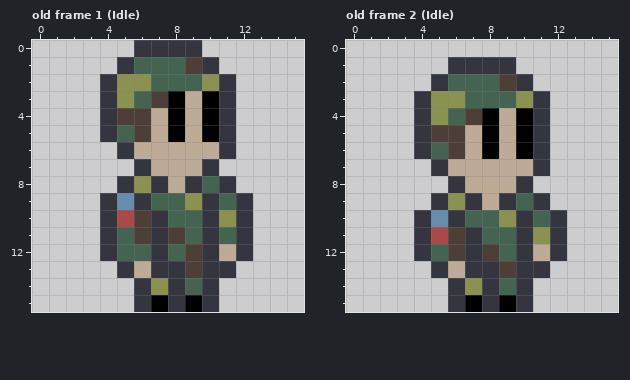
Two states of a pixel-art file, Aesprites/Soldier.aseprite. That is the earlier state.
16x16 pixels, 8 frames. Shown: old frame 1 (Idle), old frame 2 (Idle). The commit also changed other frames, which this record leaves out.
And afterwards:
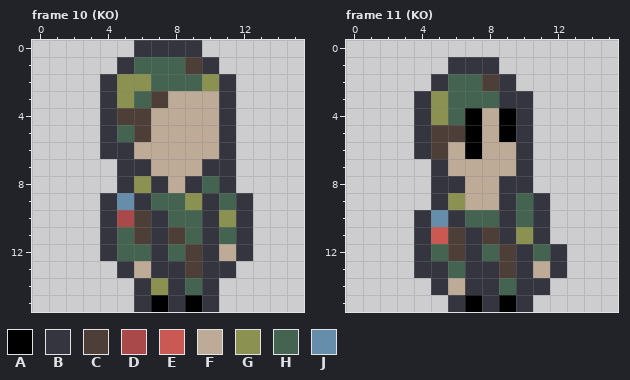
Palette (. is transparent): A #000000  B #353540  C #4d3f38  D #a94949  E #ca5954  F #bdaa97  G #8b9150  H #446350  J #668da9
A new or re-ordered frame is compared with the old frame closest to it.
What changed:
frames 8 -> 14
Changed rows in their new state; - is an unchanged pixel.
Frame 10 (KO) is new; against old frame 1 (Idle), layer "Soldier":
first column x 4:
 3 ----F-F-
 4 ----F-F-
 5 ----F-F-
 6 B-------
 7 -B-----B
Frame 11 (KO) is new; against old frame 2 (Idle), layer "Soldier":
first column x 4:
 1 -----.---
 2 ----CB.--
 3 --H--BB.-
 4 ---AFAB.-
 5 ---AFAB.-
 6 -CFAF-B.-
 7 ------B.-
 8 -B---B---
 9 ---F-----
10 -----BHB.
11 -E--CBGB.
12 ----HC-H-
13 B-H----FB
14 -BFB---B-
Where, in picture pixels (left, top, right, bottom), the same in both pictures:
changed: (100, 91, 236, 176)
changed: (414, 57, 567, 295)
